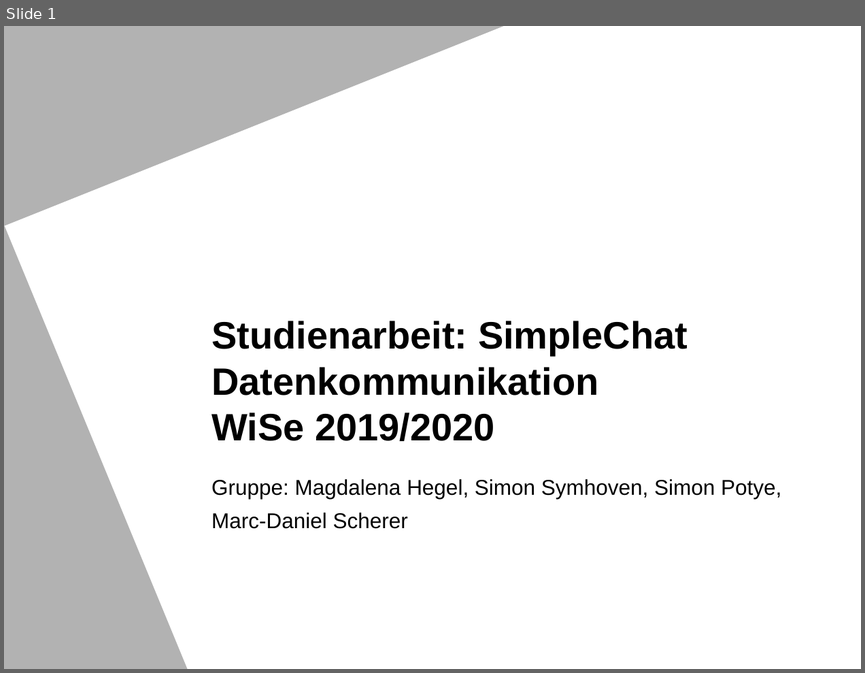
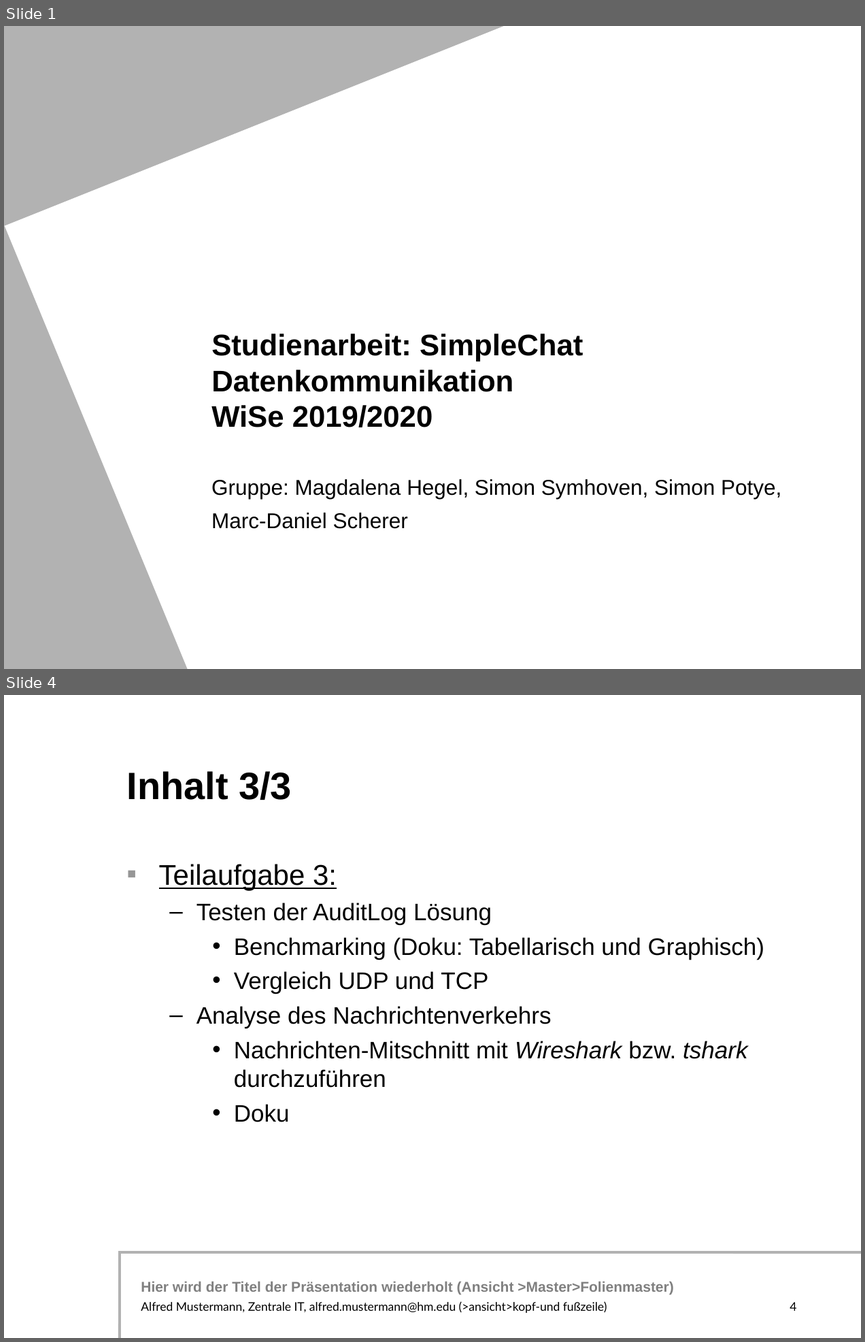
Before and after one commit to simonsymhoven/Datenkommunikation, a slide deck: Aufgabe 1/powerpointpraesentation.ppt. Shown one above the other, each under a label of ours: slide 1 before the commit, slides 1 and 4 after it; the slides between them are not shown. The pictures are 865x673 and 865x1342 pixels, drawn with LibreOffice and Linux fonts; fonts in the diff are those of the drawing; background and template pictures are left out. Boxes give left, top, right and bottom in pixels: in the first picture for what was removed or moved away, otherwise in the second. Text is boxed around its words. In the diff, an @@ line names an element or a change of style, - is before the commit and + after.

```diff
--- a/Aufgabe 1/powerpointpraesentation.ppt
+++ b/Aufgabe 1/powerpointpraesentation.ppt
@@ slide 4 added at [4, 695, 861, 1338], background #FFFFFF @@
@@ title added at [127, 771, 292, 800], 32 pt, text #000000, bold @@
+Inhalt 3/3
@@ text added at [159, 864, 764, 1122], 20 pt, text #000000 @@
+▪ Teilaufgabe 3:
+  – Testen der AuditLog Lösung
+    • Benchmarking (Doku: Tabellarisch und Graphisch)
+    • Vergleich UDP und TCP
+  – Analyse des Nachrichtenverkehrs
+    • Nachrichten-Mitschnitt mit Wireshark bzw. tshark durchzuführen
+    • Doku
@@ line added from (118, 1252) to (861, 1252), #B2B2B2 2.24 pt @@
@@ line added from (120, 1338) to (120, 1252), #B2B2B2 2.24 pt @@
@@ text added at [141, 1281, 673, 1295], 12 pt, text #808080, bold @@
+Hier wird der Titel der Präsentation wiederholt (Ansicht >Master>Folienmaster)
@@ text added at [141, 1301, 607, 1312], 10 pt, text #000000 @@
+Alfred Mustermann, Zentrale IT, alfred.mustermann@hm.edu (>ansicht>kopf-und fußzeile)
@@ page number added at [789, 1302, 796, 1310], 10 pt, text #000000 @@
+4
@@ slide 1 changed as well @@
@@ title "Studienarbeit: SimpleChat Datenkommunikation WiSe 2019/2020" at [211, 333, 583, 427]: size 32 to 25 pt @@
```
Also in this commit, not shown: 5 other slides changed, 24 other slides added, 2 other files.
